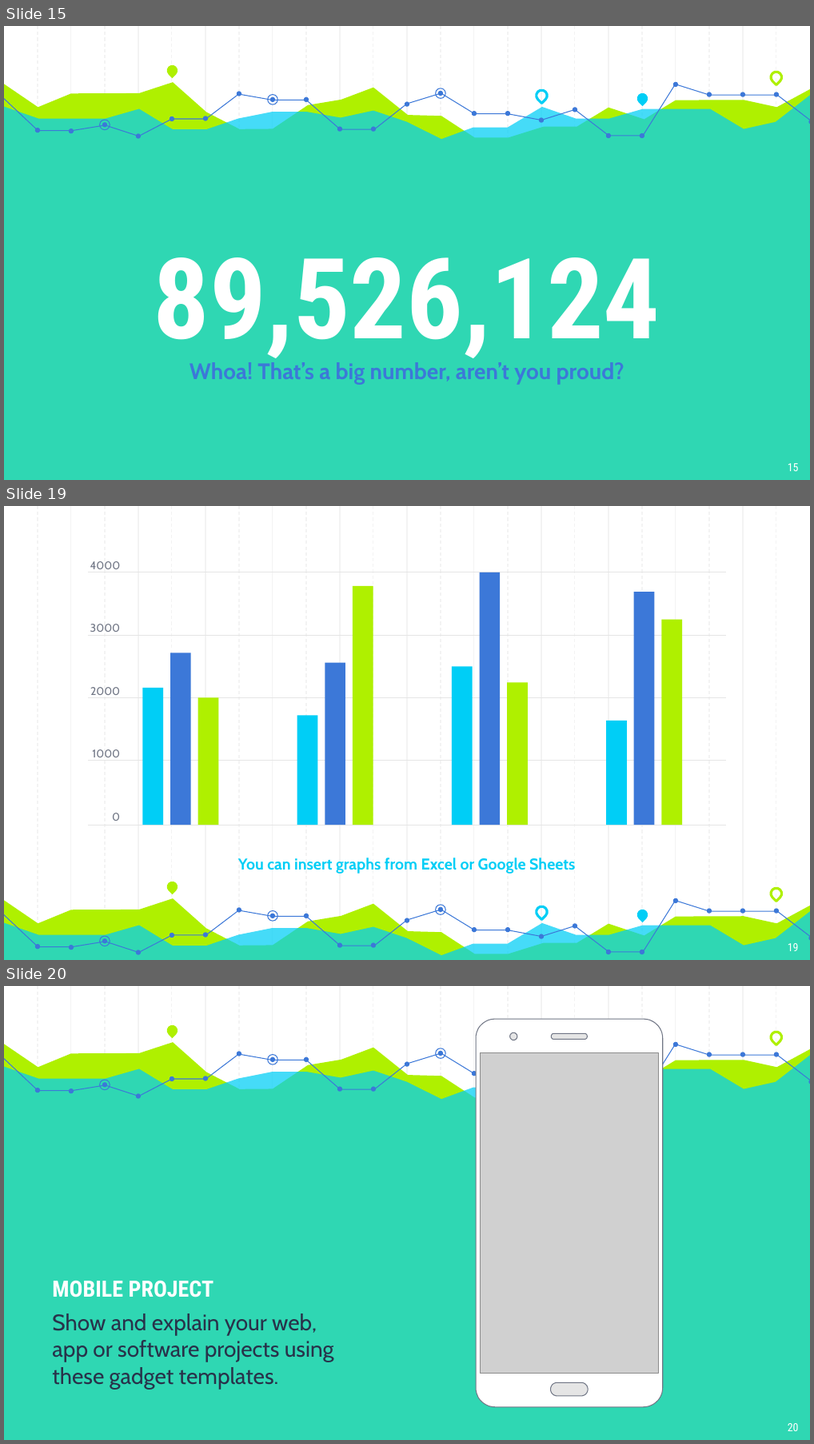
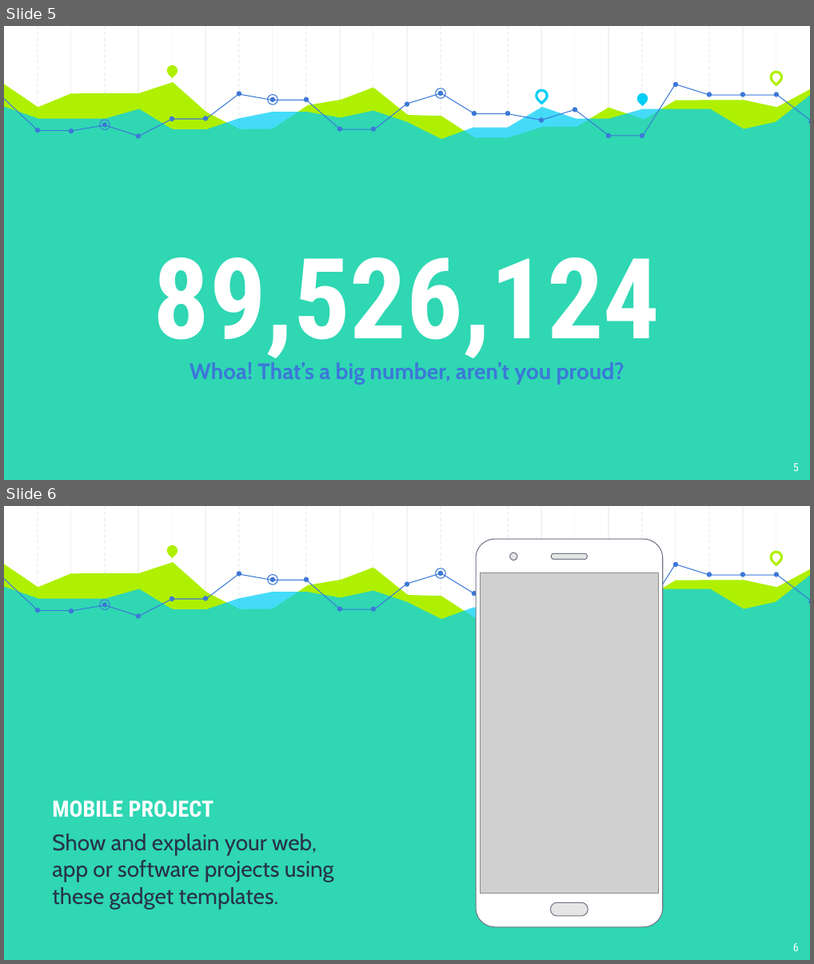
Before and after one commit to fionacarson/final_project_phs_stroke, a slide deck: presentation/Quince · SlidesCarnival updated.pptx. Shown one above the other, each under a label of ours: slides 15, 19 and 20 before the commit, slides 5 and 6 after it; the slides between them are not shown. The pictures are 814x1444 and 814x964 pixels, drawn with LibreOffice and Linux fonts; fonts in the diff are those of the drawing; grey boxes stand for pictures. Boxes give left, top, right and bottom in pixels: in the first picture for what was removed or moved away, otherwise in the second. Text is boxed around its words. In the diff, an @@ line names an element or a change of style, - is before the commit and + after.

```diff
--- a/presentation/Quince · SlidesCarnival updated.pptx
+++ b/presentation/Quince · SlidesCarnival updated.pptx
@@ slide 19 removed at (4,506,810,960), background #FFFFFF; not listed: 23 template elements that a slide beside it also shows @@
@@ line removed from (88, 572) to (726, 572) @@
@@ text removed at (90,561,121,820) @@
-4000
-3000
-2000
-1000
-0
@@ rectangle removed at (480,572,501,824) @@
@@ rectangle removed at (352,586,374,824) @@
@@ rectangle removed at (634,592,655,824) @@
@@ rectangle removed at (662,620,683,825) @@
@@ line removed from (88, 635) to (726, 635) @@
@@ rectangle removed at (170,652,191,824) @@
@@ rectangle removed at (325,663,346,824) @@
@@ rectangle removed at (451,667,473,824) @@
@@ line removed from (88, 697) to (726, 697) @@
@@ rectangle removed at (142,688,164,824) @@
@@ rectangle removed at (198,697,219,824) @@
@@ rectangle removed at (507,683,528,824) @@
@@ rectangle removed at (298,715,318,824) @@
@@ rectangle removed at (606,720,627,824) @@
@@ line removed from (88, 760) to (726, 760) @@
@@ line removed from (88, 824) to (726, 824) @@
@@ text removed at (238,857,575,873) @@
-You can insert graphs from Excel or Google Sheets
@@ teardrop removed at (165,879,179,894) @@
@@ teardrop removed at (769,885,783,900) @@
@@ freeform shape removed at (4,898,810,960) @@
@@ freeform shape removed at (4,910,810,960) @@
@@ freeform shape removed at (4,910,374,952) @@
@@ ellipse removed at (268,911,278,921) @@
@@ freeform shape removed at (374,900,676,952) @@
@@ ellipse removed at (435,904,446,915) @@
@@ teardrop removed at (534,904,549,919) @@
@@ teardrop removed at (635,907,650,922) @@
@@ freeform shape removed at (677,900,810,936) @@
@@ ellipse removed at (100,936,110,946) @@
@@ group removed at (35,898,810,954): 24 ellipses @@
@@ page number removed at (788,943,799,951) @@
-19
@@ what was slide 15 is now slide 5 @@
@@ page number at (794,463,799,471): text changed @@
-15
+5
@@ what was slide 20 is now slide 6 @@
@@ page number at (794,943,799,951): text changed @@
-20
+6
```
Also in this commit, not shown: 4 slides changed, 21 other slides removed, 28 other files.
